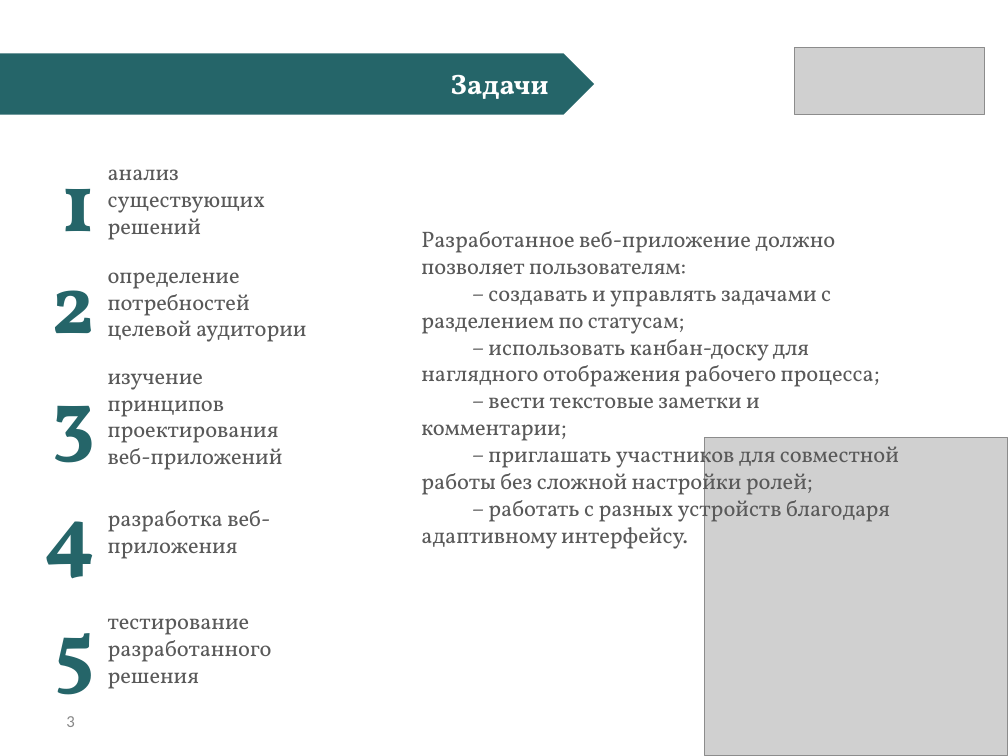
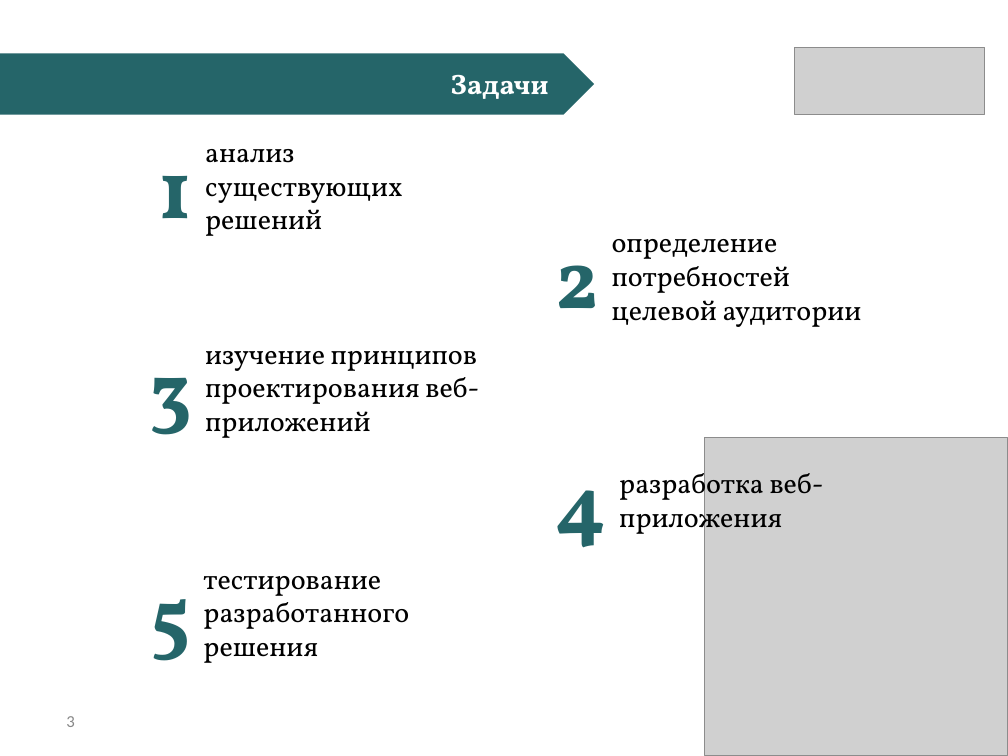
Before and after one commit to CTpeJLok/diplom, a slide deck: slide 3 of to_pred/БалашкинАМ_Презентация.pptx. Drawn at 1008x756 pixels with LibreOffice and Linux fonts; fonts in the diff are those of the drawing; grey boxes stand for pictures. Boxes give left, top, right and bottom in pixels: in the first picture for what was removed or moved away, otherwise in the second. Text is boxed around its words. In the diff, an @@ line names an element or a change of style, - is before the commit and + after.

```diff
--- a/to_pred/БалашкинАМ_Презентация.pptx
+++ b/to_pred/БалашкинАМ_Презентация.pptx
@@ text "1": place and size @@
-text "1" at [61,188,95,232]
+text "1" at [159,175,193,219]
@@ text "анализ существующих решений": place and size @@
-text "анализ существующих решений" at [108,169,265,240]
+text "анализ существующих решений" at [205,149,403,236]
@@ text removed at [421,231,899,549] @@
-Разработанное веб-приложение должно позволяет пользователям:
-– создавать и управлять задачами с разделением по статусам;
-– использовать канбан-доску для наглядного отображения рабочего процесса;
-– вести текстовые заметки и комментарии;
-– приглашать участников для совместной работы без сложной настройки ролей;
-– работать с разных устройств благодаря адаптивному интерфейсу.
@@ text "2": place and size @@
-text "2" at [51,290,95,333]
+text "2" at [555,265,599,308]
@@ text "определение потребностей целевой аудитории": place and size @@
-text "определение потребностей целевой аудитории" at [108,272,307,342]
+text "определение потребностей целевой аудитории" at [612,239,862,327]
@@ text "3": place and size @@
-text "3" at [52,405,95,463]
+text "3" at [150,377,193,435]
@@ text "изучение принципов проектирования веб-приложений": place and size @@
-text "изучение принципов проектирования веб-приложений" at [108,373,283,470]
+text "изучение принципов проектирования веб-приложений" at [205,351,479,438]
@@ text "4": place and size @@
-text "4" at [44,521,95,579]
+text "4" at [556,490,607,548]
@@ size 16 to 20 pt, text colour #595959 to #000000 in 5 elements at [205,149,403,236], [203,576,409,663], [205,351,479,438], [612,239,862,327], [619,466,824,540] @@
@@ text "разработка веб-приложения": place and size @@
-text "разработка веб-приложения" at [108,510,270,559]
+text "разработка веб-приложения" at [619,466,824,540]
@@ text "5" rewrapped from [55,633,95,718] to [151,599,191,661] @@
@@ text "тестирование разработанного решения": place and size @@
-text "тестирование разработанного решения" at [108,618,272,689]
+text "тестирование разработанного решения" at [203,576,409,663]
```
Also in this commit, not shown: 10 other slides changed, 20 other files.
